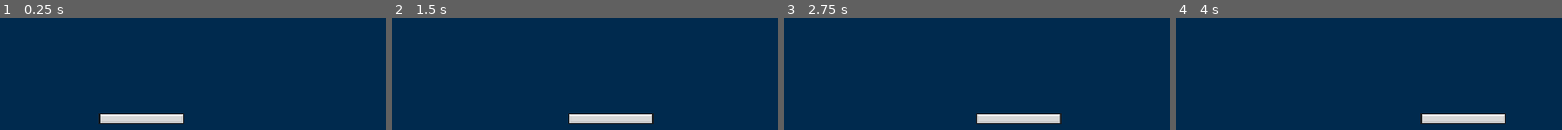
Above: before the commit, frames 1-4 (left to right).
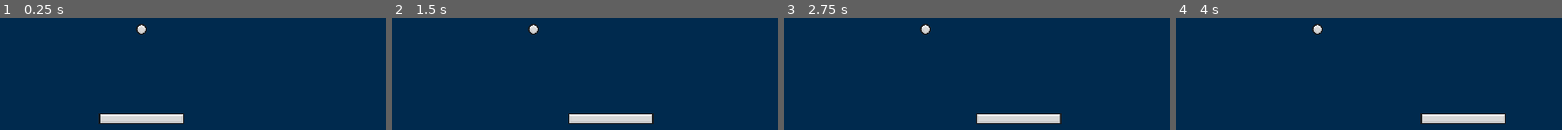
Above: after the commit, the same moments.

Repository: chloechen436/Brick-Breaker
Game: Godot game, scene res://Scenes/main.tscn
Two runs of this game, one before a commit and one after it. Both use one fixed random seed, a clock stepped at 60 frames per second and the inputs below.
Inputs:
- Up to frame 1 (0.25 s): no input
- Up to frame 2 (1.5 s): tap Enter at 0.5 s; hold Right (right) 0.53-1.28 s; hold Left (left) from 1.28 s (still down)
- Up to frame 3 (2.75 s): release Left (left) at 2.03 s; hold Right (right) from 2.03 s (still down)
- Up to frame 4 (4 s): release Right (right) at 3.53 s; hold Left (left) from 3.53 s (still down)

The runs differ from the first frame. In frame 1, 0.2% of the frame differs, in the area x 35-39%, y 5-15%; in frame 2, 0.2%; in frame 3, 0.2%; in frame 4, 0.2%.
Error after the commit: Invalid call. Nonexistent function 'start_ball' in base 'Nil'. (res://Scripts/paddle.gd:42)

Commit message:
Half way through pt2 ball breaker

Diff:
--- /dev/null
+++ b/Scenes/ball.gd
@@ -0,0 +1,26 @@
+extends CharacterBody2D
+
+class_name Ball
+
+const VELOCITY_LIMIT = 40
+
+@export var ball_speed = 20
+@export var lifes = 3
+
+var speed_up_factor = 1.05
+
+@onready var collision_shape_2d = $CollisionShape2D
+
+var start_position: Vector2
+
+func _ready():
+	start_position = position
+
+func _physics_process(delta):
+	move_and_collide(velocity * ball_speed * delta)
+
+func start_ball():
+	position = start_position
+	randomize()
+
+	velocity = Vector2(randf_range(-1, 1), randf_range(-1, -1)).normalized() * ball_speed
--- /dev/null
+++ b/Scenes/ball.tscn
@@ -0,0 +1,16 @@
+[gd_scene load_steps=3 format=3 uid="uid://nm5xhn0385pn"]
+
+[ext_resource type="Texture2D" uid="uid://df44d0ldon5od" path="res://Assets/Ball.png" id="1_od60r"]
+
+[sub_resource type="CircleShape2D" id="CircleShape2D_07fxb"]
+radius = 32.249
+
+[node name="Ball" type="CharacterBody2D"]
+scale = Vector2(0.25, 0.25)
+motion_mode = 1
+
+[node name="Sprite2D" type="Sprite2D" parent="."]
+texture = ExtResource("1_od60r")
+
+[node name="CollisionShape2D" type="CollisionShape2D" parent="."]
+shape = SubResource("CircleShape2D_07fxb")
--- a/Scenes/main.tscn
+++ b/Scenes/main.tscn
@@ -1,6 +1,7 @@
-[gd_scene load_steps=2 format=3 uid="uid://bxxqrai47rtxj"]
+[gd_scene load_steps=3 format=3 uid="uid://bxxqrai47rtxj"]
 
 [ext_resource type="PackedScene" uid="uid://46bsvyuqs1di" path="res://Scenes/paddle.tscn" id="1_uf87g"]
+[ext_resource type="PackedScene" uid="uid://nm5xhn0385pn" path="res://Scenes/ball.tscn" id="2_bhc0i"]
 
 [node name="main" type="Node"]
 
@@ -10,3 +11,6 @@
 [node name="Paddle" parent="." node_paths=PackedStringArray("camera") instance=ExtResource("1_uf87g")]
 position = Vector2(2.08165e-12, 283)
 camera = NodePath("../Camera2D")
+
+[node name="Ball" parent="." instance=ExtResource("2_bhc0i")]
+position = Vector2(2.08165e-12, 152)
--- a/Scripts/paddle.gd
+++ b/Scripts/paddle.gd
@@ -5,16 +5,17 @@
 var direction = Vector2.ZERO
 var camera_rect: Rect2
 var half_paddle_width: float
+var is_ball_started = false
 
 @export var speed = 200
 @export var camera: Camera2D
 
+@onready var ball = $"../Ball" as Ball
 @onready var collision_shape_2d = $CollisionShape2D
 
 func _ready():
 	camera_rect = camera.get_viewport_rect()
-	#have to add .shape below bc it can't get the rect without it
-	#you were missing .shape below and now it works
+
 	half_paddle_width = collision_shape_2d.shape.get_rect().size.x / 2 * scale.x
 
 func _physics_process(delta):
@@ -36,3 +37,7 @@
 		direction = Vector2.RIGHT
 	else:
 		direction = Vector2.ZERO
+
+	if direction != Vector2.ZERO && !is_ball_started:
+		ball.start_ball()
+		is_ball_started = true
